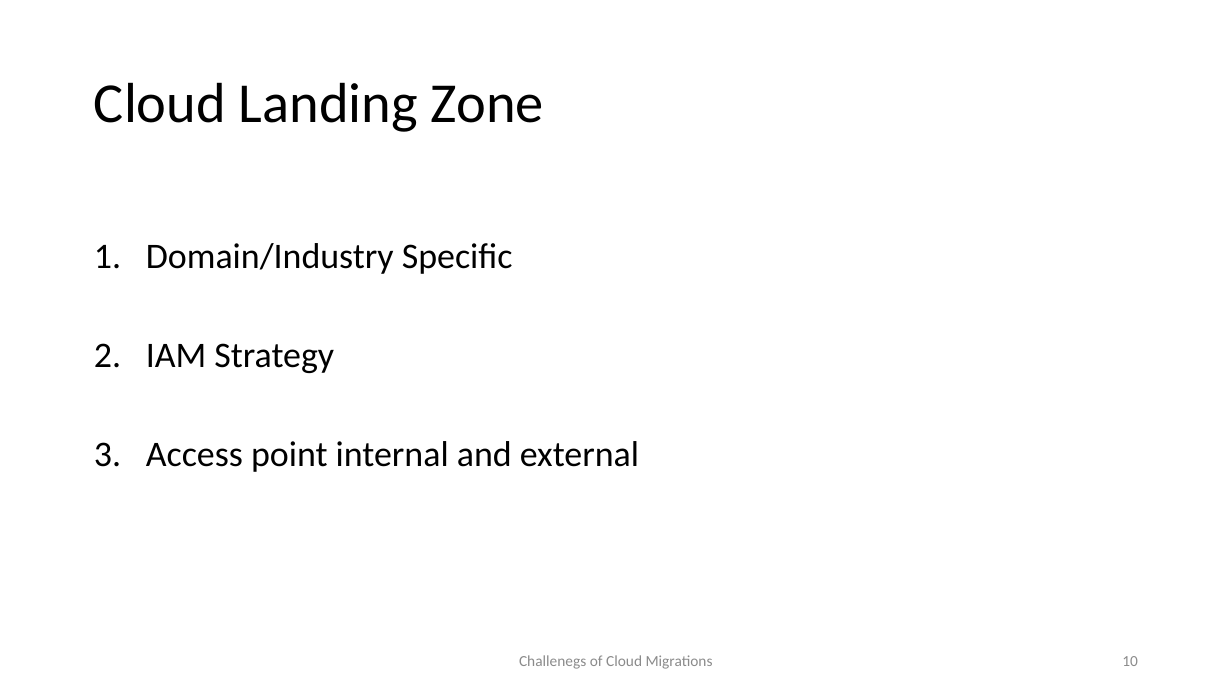
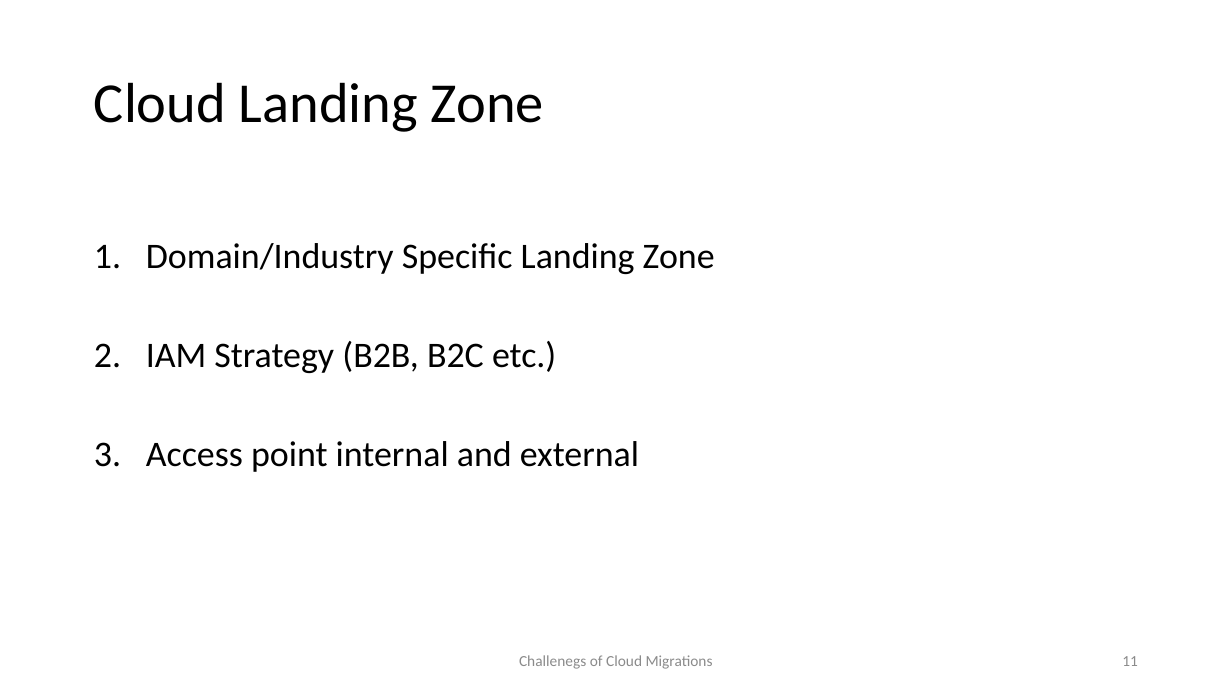
Before and after one commit to wrijugh/techtalks, a slide deck: slide 11 of slides/Challenges-of-Cloud-Migrations-Aug22.pptx (slide 10 before the commit). Drawn at 1232x693 pixels with LibreOffice and Linux fonts; fonts in the diff are those of the drawing. Boxes give left, top, right and bottom in pixels: in the first picture for what was removed or moved away, otherwise in the second. Text is boxed around its words. In the diff, an @@ line names an element or a change of style, - is before the commit and + after.

```diff
--- a/slides/Challenges-of-Cloud-Migrations-Aug22.pptx
+++ b/slides/Challenges-of-Cloud-Migrations-Aug22.pptx
@@ text at (146, 243, 715, 373): text changed @@
-1. Domain/Industry Specific
-2. IAM Strategy
+1. Domain/Industry Specific Landing Zone
+2. IAM Strategy (B2B, B2C etc.)
@@ page number at (1122, 656, 1138, 666): text changed @@
-10
+11
```
Also in this commit, not shown: 8 other slides changed, 2 slides added.
